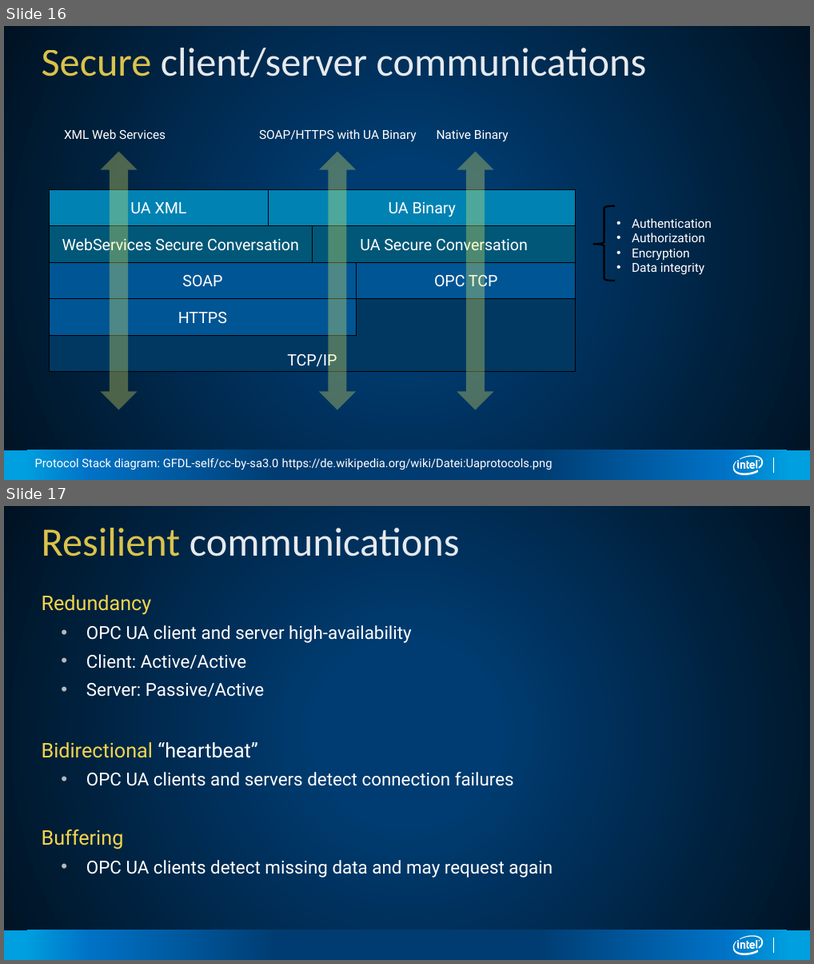
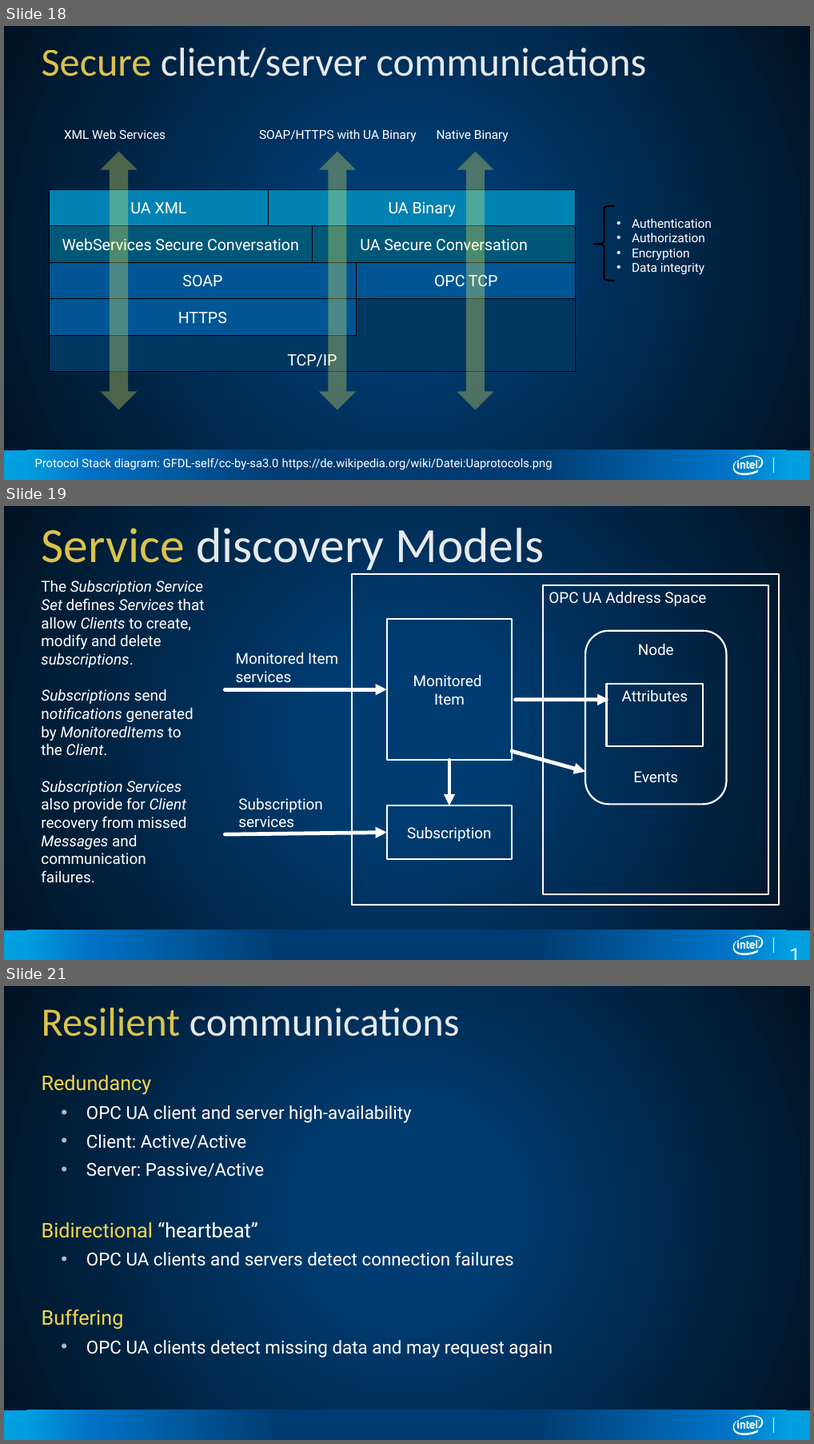
Before and after one commit to SSG-DRD-IOT/Industrial-IoT-Workshop, a slide deck: presentations/Industrial-Protocols.pptx. Shown one above the other, each under a label of ours: slides 16 and 17 before the commit, slides 18, 19 and 21 after it; the slides between them are not shown. The pictures are 814x964 and 814x1444 pixels, drawn with LibreOffice and Linux fonts; fonts in the diff are those of the drawing; background and template pictures are left out. Boxes give left, top, right and bottom in pixels: in the first picture for what was removed or moved away, otherwise in the second. Text is boxed around its words. In the diff, an @@ line names an element or a change of style, - is before the commit and + after.

```diff
--- a/presentations/Industrial-Protocols.pptx
+++ b/presentations/Industrial-Protocols.pptx
@@ slide 19 added at bbox=[4, 506, 810, 960], background gradient #003C71 to #001222; not listed: 4 template elements that a slide beside it also shows @@
@@ title added at bbox=[42, 528, 545, 574], 58.7 pt, text #FFFFFF at 90% opacity @@
+Service discovery Models
@@ rectangle added at bbox=[352, 574, 779, 904], outline #FFFFFF 2.08 pt @@
@@ text added at bbox=[41, 580, 204, 883], 18 pt, text #FFFFFF, italic @@
+The Subscription Service Set defines Services that allow Clients to create, modify and delete subscriptions.
+Subscriptions send notifications generated by MonitoredItems to the Client.
+Subscription Services also provide for Client recovery from missed Messages and communication
+failures.
@@ rectangle added at bbox=[544, 585, 770, 894], outline #FFFFFF 2.08 pt, 18 pt, text #FFFFFF @@
+OPC UA Address Space
@@ rectangle added at bbox=[387, 619, 512, 760], outline #FFFFFF 2.08 pt, 18 pt, text #FFFFFF @@
+Monitored
+Item
@@ rounded rectangle added at bbox=[586, 631, 727, 804], outline #FFFFFF 2.08 pt, 18 pt, text #FFFFFF @@
+Node
+Events
@@ text added at bbox=[236, 652, 338, 683], 18 pt, text #FFFFFF @@
+Monitored Item services
@@ arrow added from (226, 689) to (387, 689), #FFFFFF 4.5 pt @@
@@ rectangle added at bbox=[607, 684, 704, 745], outline #FFFFFF 2.08 pt, 18 pt, text #FFFFFF @@
+Attributes
@@ arrow added from (516, 700) to (609, 700), #FFFFFF 4.5 pt @@
@@ arrow added from (450, 760) to (450, 805), #FFFFFF 4.5 pt @@
@@ arrow added from (512, 751) to (586, 772), #FFFFFF 4.5 pt @@
@@ text added at bbox=[238, 797, 322, 832], 18 pt, text #FFFFFF @@
+Subscription services
@@ rectangle added at bbox=[387, 805, 512, 859], outline #FFFFFF 2.08 pt, 18 pt, text #FFFFFF @@
+Subscription
@@ arrow added from (226, 835) to (387, 832), #FFFFFF 4.5 pt @@
@@ page number added at bbox=[784, 940, 796, 951], 24 pt, text #FFFFFF @@
+19
@@ what was slide 16 is now slide 18 @@
@@ what was slide 17 is now slide 21 @@
```
Also in this commit, not shown: 2 slides changed, 5 other slides added.
